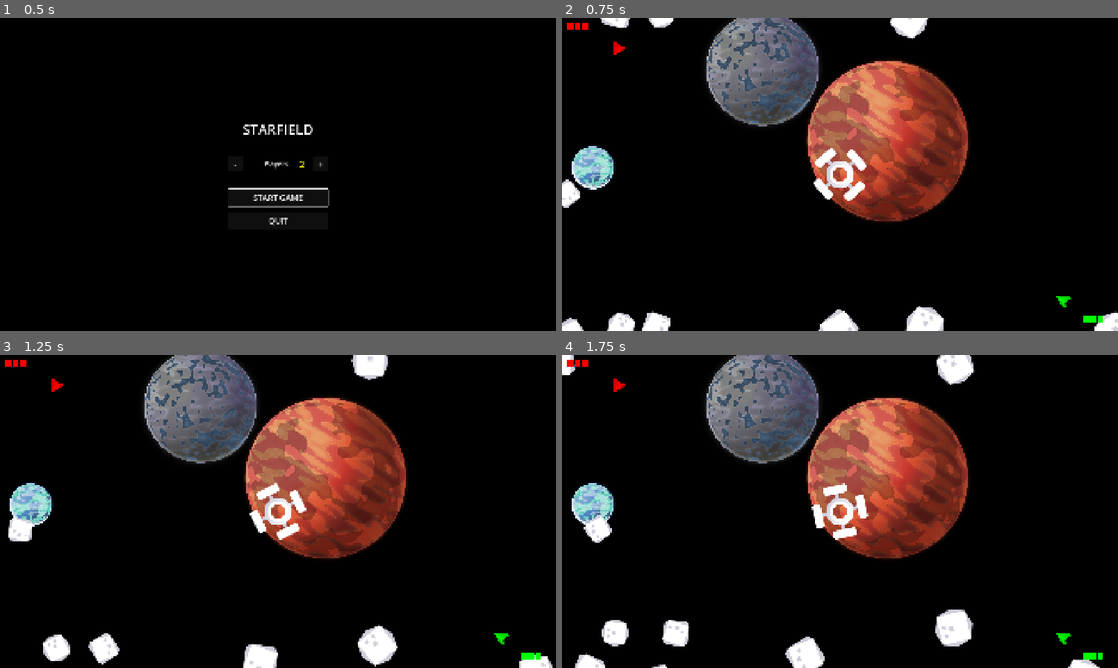
Above: before the commit, frames 1-4 (two rows, left to right).
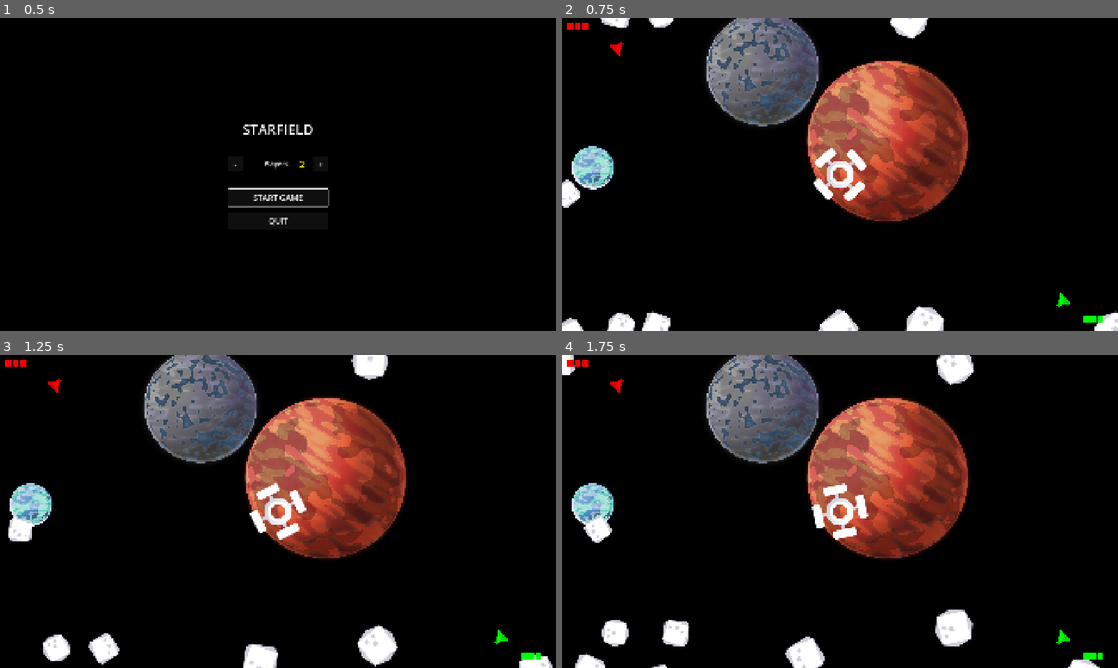
Above: after the commit, the same moments.

Repository: Teeohbee/CelestialMeadow
Game: Godot game, scene res://menu.tscn
The game is run twice, just before and just after one commit, with the same random seed, the same clock (stepped at 60 frames per second) and the same inputs.
Inputs:
- Up to frame 1 (0.5 s): no input
- Up to frame 2 (0.75 s): click "START GAME" at 0.5 s
- Up to frame 3 (1.25 s): no input
- Up to frame 4 (1.75 s): no input

Frame 1 is identical in both runs. In frame 2, 0.1% of the frame differs, in the area x 8-92%, y 7-93%; in frame 3, 0.1%; in frame 4, 0.1%.

Commit message:
Fix all players to properly face center of screen
Calculate actual angle from spawn position to center (0.5, 0.5)
using Vector2.angle(). This ensures all 6 players face toward
the middle regardless of their spawn position.

Diff:
--- a/player.gd
+++ b/player.gd
@@ -67,15 +67,13 @@
 	$Ship.set_self_modulate(GameConfig.PLAYER_COLORS[player_number])
 
 func set_ship_starting_rotation():
-	# Face toward center of screen
-	if starting_position.x > 0.5:
-		rotation_degrees = 180  # Right side faces left
-	elif starting_position.y > 0.5:
-		rotation_degrees = -90  # Bottom faces up
-	elif starting_position.y < 0.5:
-		rotation_degrees = 90   # Top faces down
-	# Left side (x < 0.5, y == 0.5) stays at 0 (faces right)
+	# Calculate angle toward center of screen (0.5, 0.5)
+	var center = Vector2(0.5, 0.5)
+	var direction_to_center = center - starting_position
+	var angle_to_center = direction_to_center.angle()
+	rotation = angle_to_center
 
+	# Apply additional rotation adjustment for variety
 	rotation_degrees += GameConfig.PLAYER_ROTATION_ADJUSTMENTS[player_number]
 
 func destroy():
